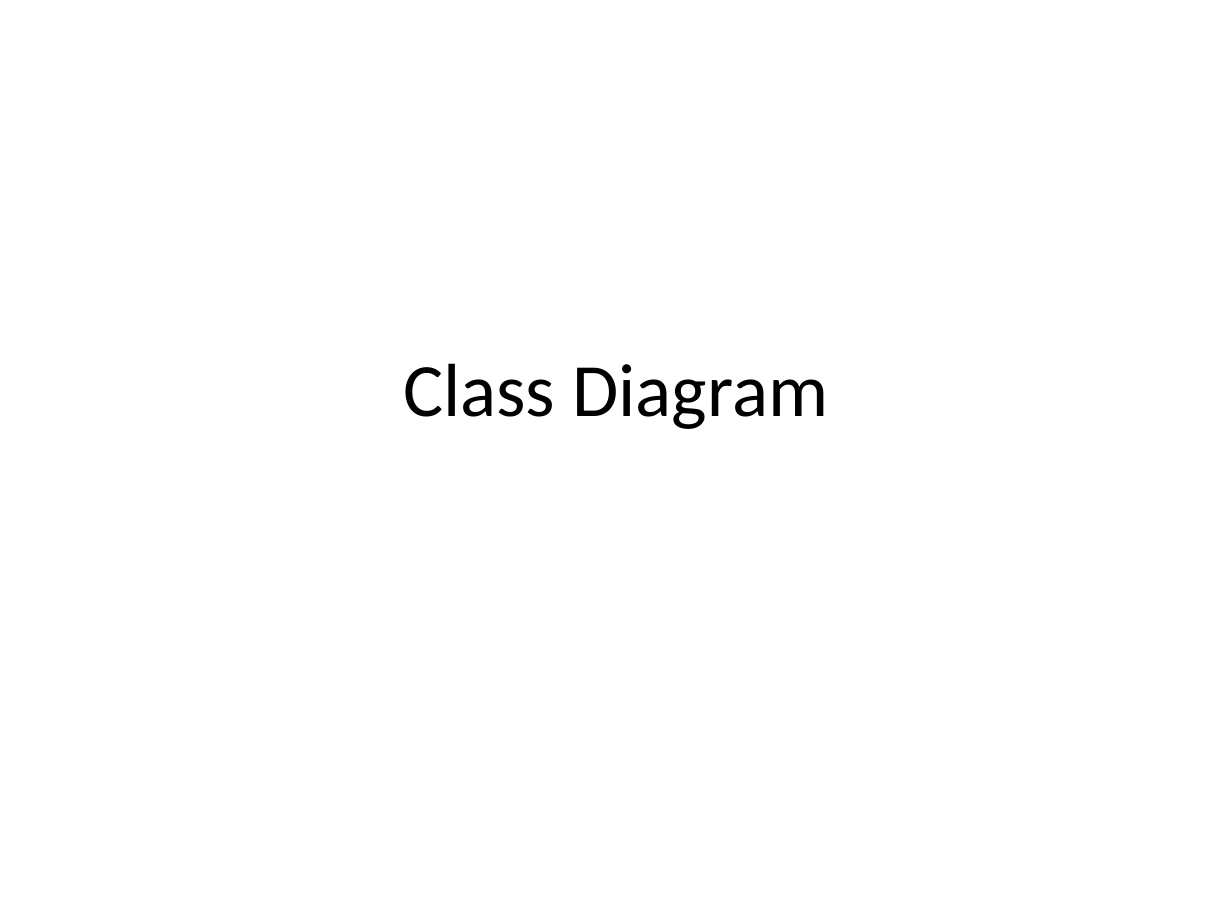
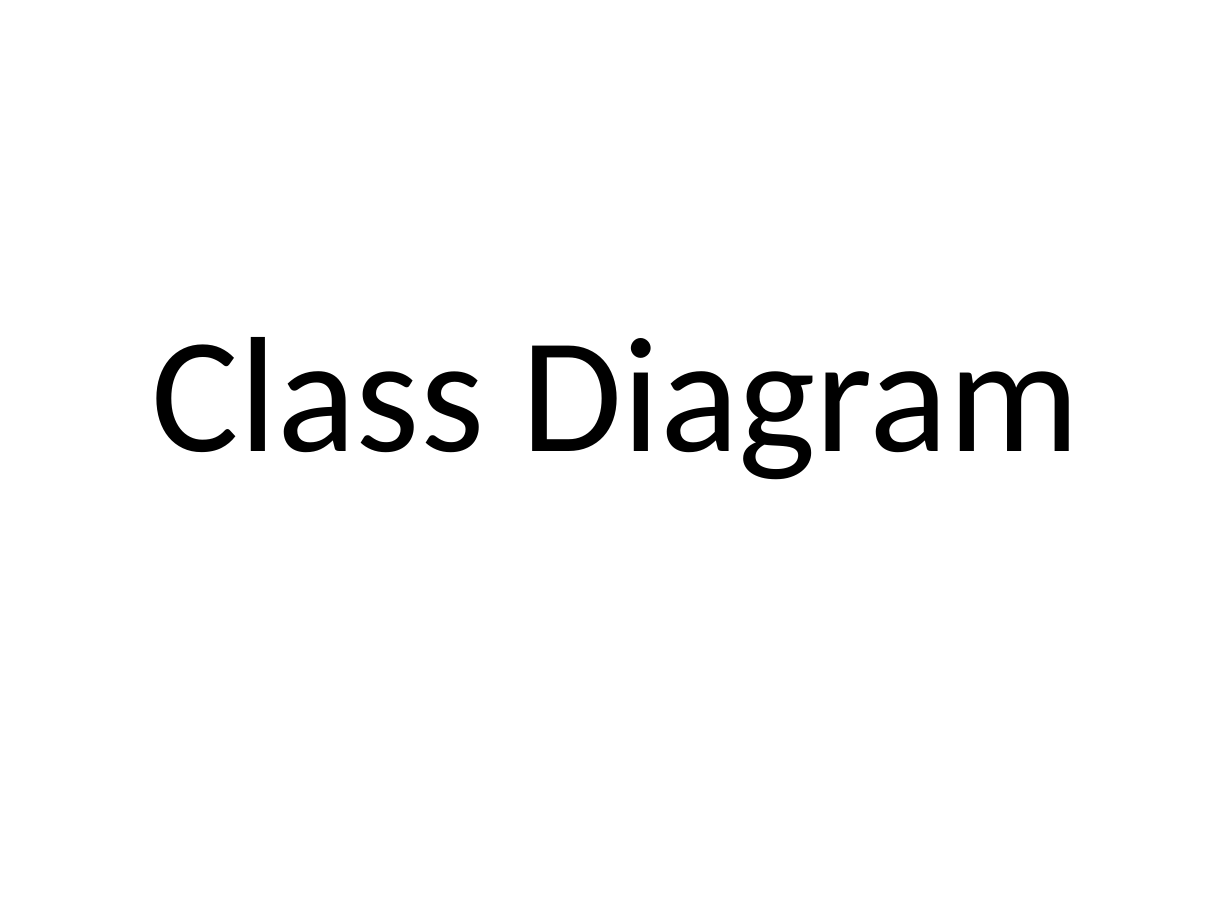
Before and after one commit to bernardvery/Gasal1516, a slide deck: slide 1 of APBO_dan_Desain-SI/5.Diagram Class.pptx. Drawn at 1232x924 pixels with LibreOffice and Linux fonts; fonts in the diff are those of the drawing. Boxes give left, top, right and bottom in pixels: in the first picture for what was removed or moved away, otherwise in the second. Text is boxed around its words. In the diff, an @@ line names an element or a change of style, - is before the commit and + after.

```diff
--- a/APBO_dan_Desain-SI/5.Diagram Class.pptx
+++ b/APBO_dan_Desain-SI/5.Diagram Class.pptx
@@ title "Class Diagram" at (152, 337, 1079, 480): size 44 to 96 pt @@
```
Also in this commit, not shown: 2 other slides changed, 7 other files.
